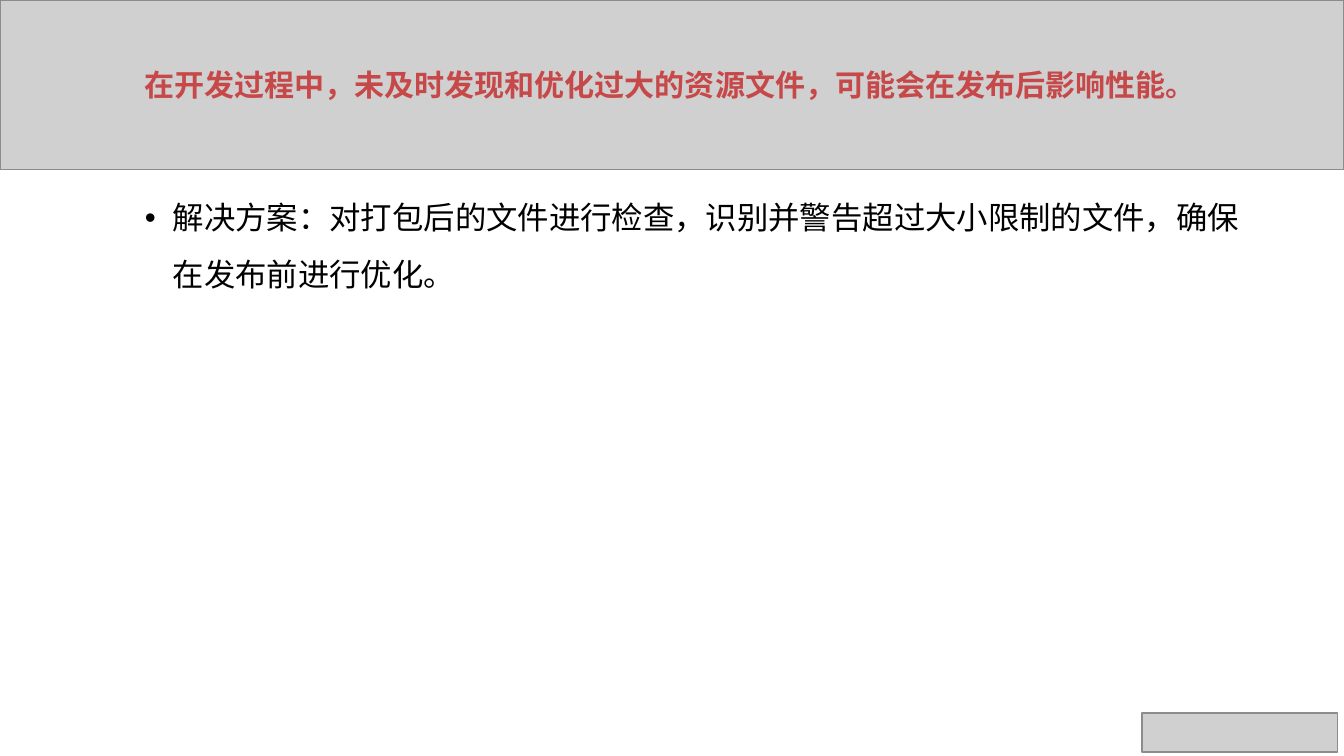
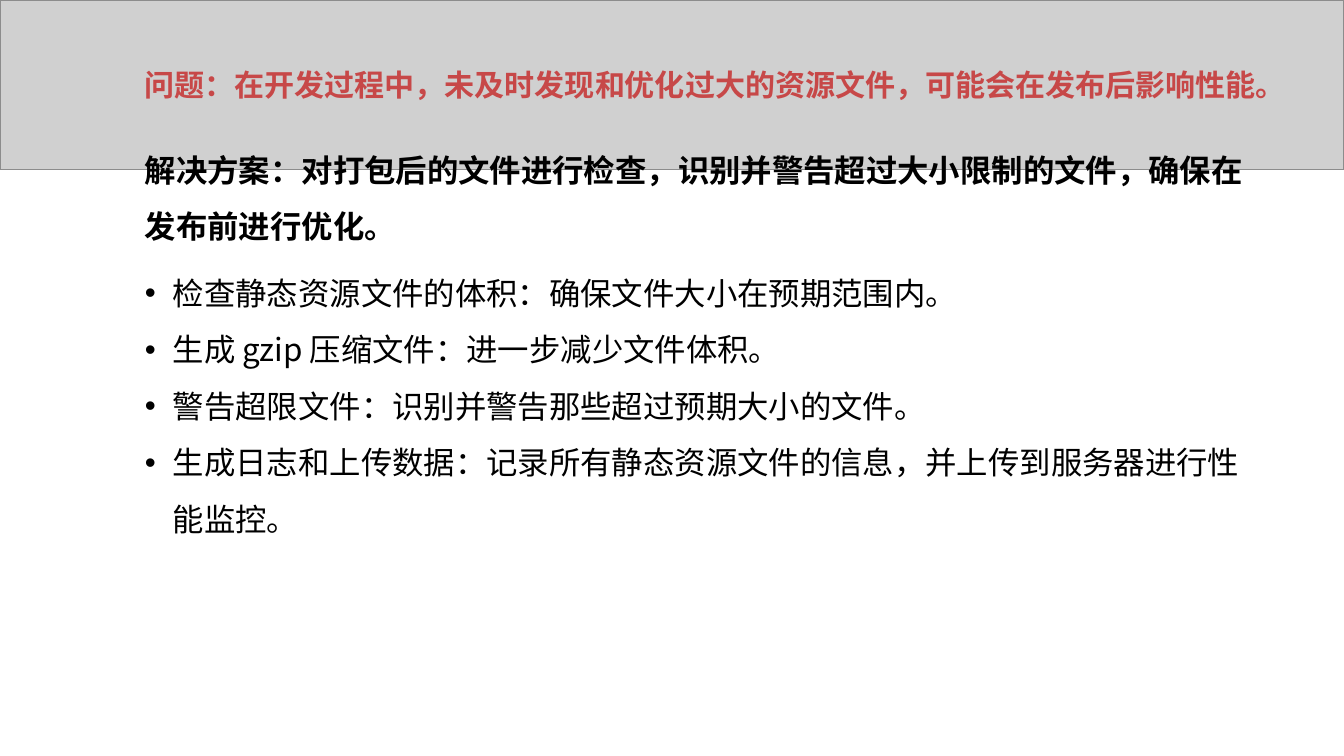
Before and after one commit to xuqunhai/python, a slide deck: slide 45 of 创课/ppt/ppt/Vue项目最佳实践.pptx (slide 40 before the commit). Drawn at 1344x756 pixels with LibreOffice and Linux fonts; fonts in the diff are those of the drawing; grey boxes stand for pictures. Boxes give left, top, right and bottom in pixels: in the first picture for what was removed or moved away, otherwise in the second. Text is boxed around its words. In the diff, an @@ line names an element or a change of style, - is before the commit and + after.

```diff
--- a/创课/ppt/ppt/Vue项目最佳实践.pptx
+++ b/创课/ppt/ppt/Vue项目最佳实践.pptx
@@ text at (145,70,1285,100): text changed @@
-在开发过程中，未及时发现和优化过大的资源文件，可能会在发布后影响性能。
+问题：在开发过程中，未及时发现和优化过大的资源文件，可能会在发布后影响性能。
@@ text "解决方案：对打包后的文件进行检查，识别并警告超过大小限制的文件，确保在发布前进行优化。": place and size @@
-text "解决方案：对打包后的文件进行检查，识别并警告超过大小限制的文件，确保在发布前进行优化。" at (173,202,1239,289)
+text "解决方案：对打包后的文件进行检查，识别并警告超过大小限制的文件，确保在发布前进行优化。" at (145,155,1243,241)
@@ text "解决方案：对打包后的文件进行检查，识别并警告超过大小限制的文件，确保在发布前进行优化。" at (145,155,1243,241): bold on; bullet • to none @@
@@ text added at (173,278,1239,534), 16.8 pt, text #000000 @@
+• 检查静态资源文件的体积：确保文件大小在预期范围内。
+• 生成 gzip 压缩文件：进一步减少文件体积。
+• 警告超限文件：识别并警告那些超过预期大小的文件。
+• 生成日志和上传数据：记录所有静态资源文件的信息，并上传到服务器进行性能监控。
@@ picture removed at (1142,714,1337,753) @@
```
Also in this commit, not shown: 7 other slides changed, 4 slides added, 15 slides removed, 9 other files.
